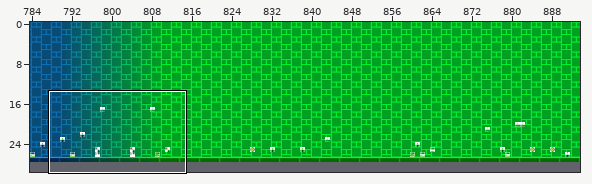
Tiled map -- levels/chr_data/tmx/polargeist.tmx. Above: a wide view before the commit, with the close-up outlined.
Close-up. The starting point:
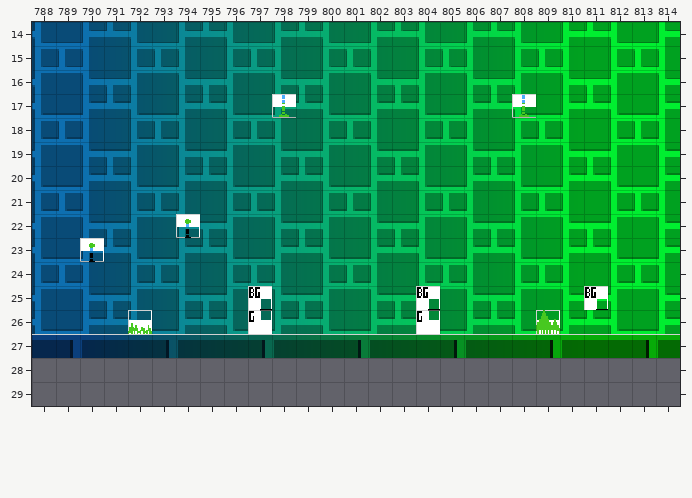
Cells are 16x16 px. Shown: x 788..814, y 14..29. The commit also changed other parts of the map, which this record leaves out. Not drawn, because the pictures are missing: unchanged layer "Layer 2".
And afterwards:
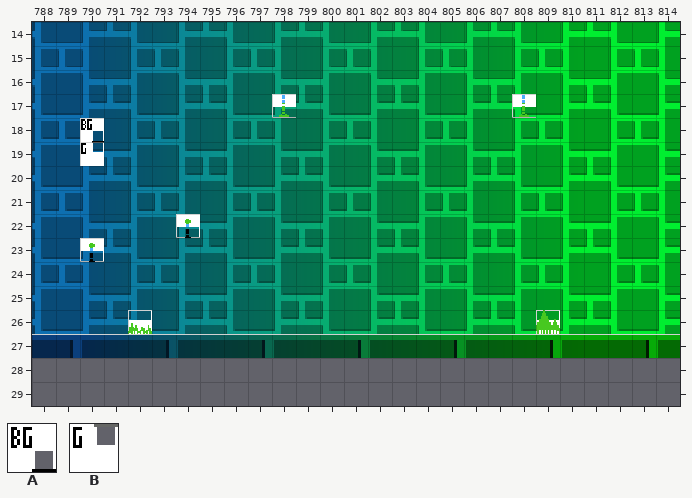
Key: from "sprites": A 256 "BG colour trigger", B 257 "Ground colour trigger".
Objects are placed by their top-left corner, in cells (3,4 is the top-left corner of cell 3,4); size is 1x1 cell unless given.
The exact change:
Layer "SP":
added: A "BG colour trigger" at 790,18
added: B "Ground colour trigger" at 790,19
removed: A "BG colour trigger" at 797,25
removed: A "BG colour trigger" at 804,25
removed: A "BG colour trigger" at 811,25
removed: B "Ground colour trigger" at 797,26
removed: B "Ground colour trigger" at 804,26
